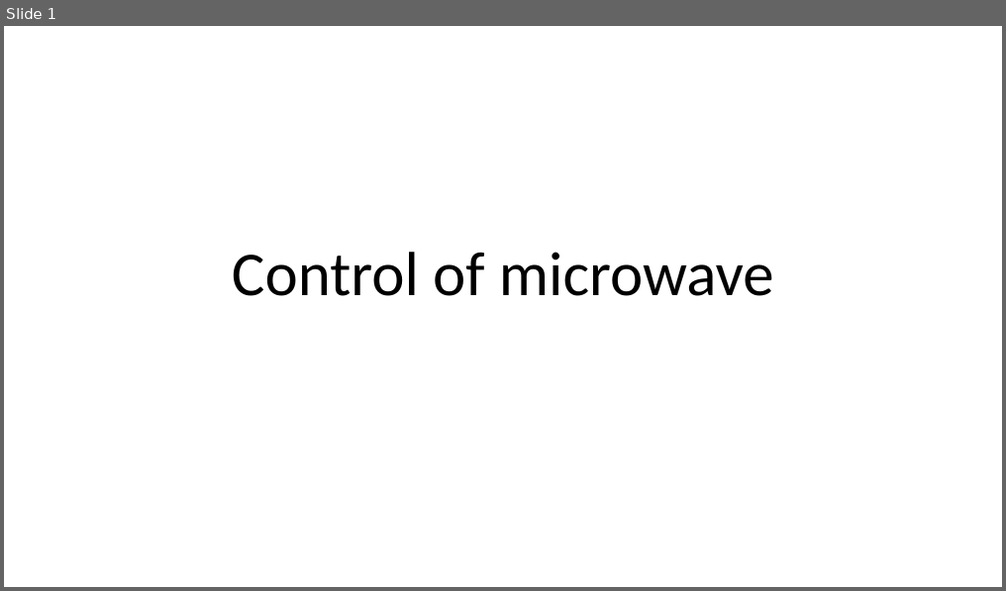
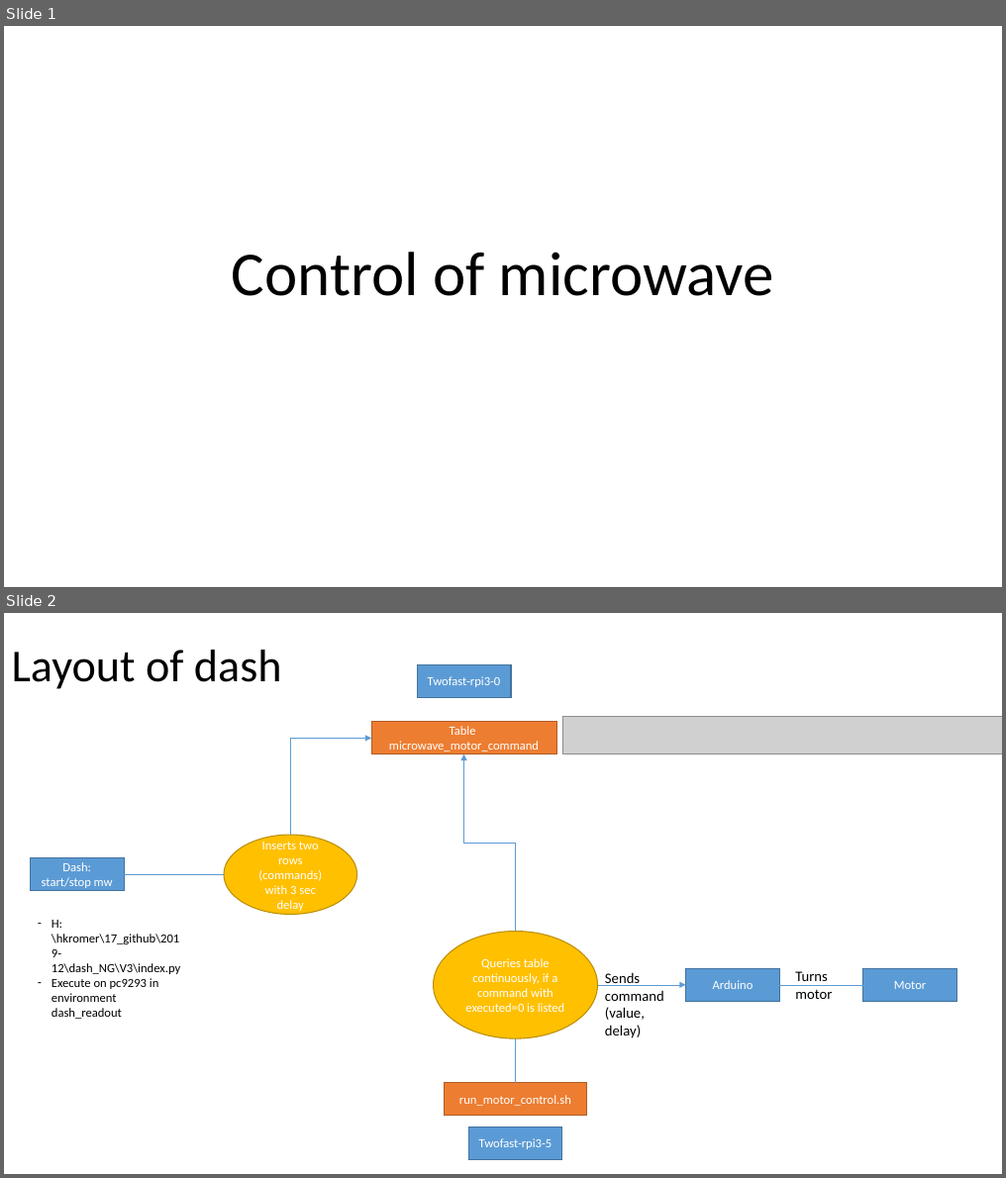
Before and after one commit to kromerh/dash_NG, a slide deck: V3/microwave_control/2019-12-09.microwave_control.pptx. Shown one above the other, each under a label of ours: slide 1 before the commit, slides 1 and 2 after it. The pictures are 1006x591 and 1006x1178 pixels, drawn with LibreOffice and Linux fonts; fonts in the diff are those of the drawing; grey boxes stand for pictures. Boxes give left, top, right and bottom in pixels: in the first picture for what was removed or moved away, otherwise in the second. Text is boxed around its words. In the diff, an @@ line names an element or a change of style, - is before the commit and + after.

Commit message:
updated readout structure

```diff
--- a/V3/microwave_control/2019-12-09.microwave_control.pptx
+++ b/V3/microwave_control/2019-12-09.microwave_control.pptx
@@ slide 2 added at box(4, 613, 1002, 1174), background #FFFFFF @@
@@ title added at box(12, 650, 282, 689), 44 pt, text #000000 @@
+Layout of dash
@@ rectangle added at box(417, 664, 511, 697), fill #5B9BD5, outline #43739E 1 pt, 12 pt, text #FFFFFF @@
+Twofast-rpi3-0
@@ rectangle added at box(371, 722, 556, 755), fill #ED7D31, outline #AF5C24 1 pt, 12 pt, text #FFFFFF @@
+Table microwave_motor_command
@@ picture added at box(562, 716, 1002, 755) @@
@@ elbow arrow added from (291, 835) to (371, 738), #5B9BD5 0.5 pt @@
@@ elbow arrow added from (515, 931) to (464, 755), #5B9BD5 0.5 pt @@
@@ ellipse added at box(224, 835, 357, 914), fill #FFC000, outline #BD8E00 1 pt, 12 pt, text #FFFFFF @@
+Inserts two rows (commands) with 3 sec delay
@@ rectangle added at box(30, 859, 124, 891), fill #5B9BD5, outline #43739E 1 pt, 12 pt, text #FFFFFF @@
+Dash: start/stop mw
@@ line added from (124, 875) to (224, 875), #5B9BD5 0.5 pt @@
@@ text added at box(52, 920, 180, 1019), 12 pt, text #000000 @@
+– H:\hkromer\17_github\2019-12\dash_NG\V3\index.py
+– Execute on pc9293 in environment dash_readout
@@ ellipse added at box(434, 931, 598, 1039), fill #FFC000, outline #BD8E00 1 pt, 12 pt, text #FFFFFF @@
+Queries table continuously, if a command with executed=0 is listed
@@ rectangle added at box(686, 968, 779, 1001), fill #5B9BD5, outline #43739E 1 pt, 12 pt, text #FFFFFF @@
+Arduino
@@ rectangle added at box(863, 968, 957, 1001), fill #5B9BD5, outline #43739E 1 pt, 12 pt, text #FFFFFF @@
+Motor
@@ arrow added from (598, 985) to (686, 985), #5B9BD5 0.5 pt @@
@@ text added at box(605, 972, 664, 1039), 14 pt, text #000000 @@
+Sends command
+(value, delay)
@@ arrow added from (779, 985) to (874, 985), #5B9BD5 0.5 pt @@
@@ text added at box(795, 971, 832, 999), 14 pt, text #000000 @@
+Turns
+motor
@@ line added from (515, 1083) to (515, 1039), #5B9BD5 0.5 pt @@
@@ rectangle added at box(445, 1083, 587, 1116), fill #ED7D31, outline #AF5C24 1 pt, 12 pt, text #FFFFFF @@
+run_motor_control.sh
@@ rectangle added at box(469, 1128, 562, 1160), fill #5B9BD5, outline #43739E 1 pt, 12 pt, text #FFFFFF @@
+Twofast-rpi3-5
```
Also in this commit, not shown: 1 slide removed.
